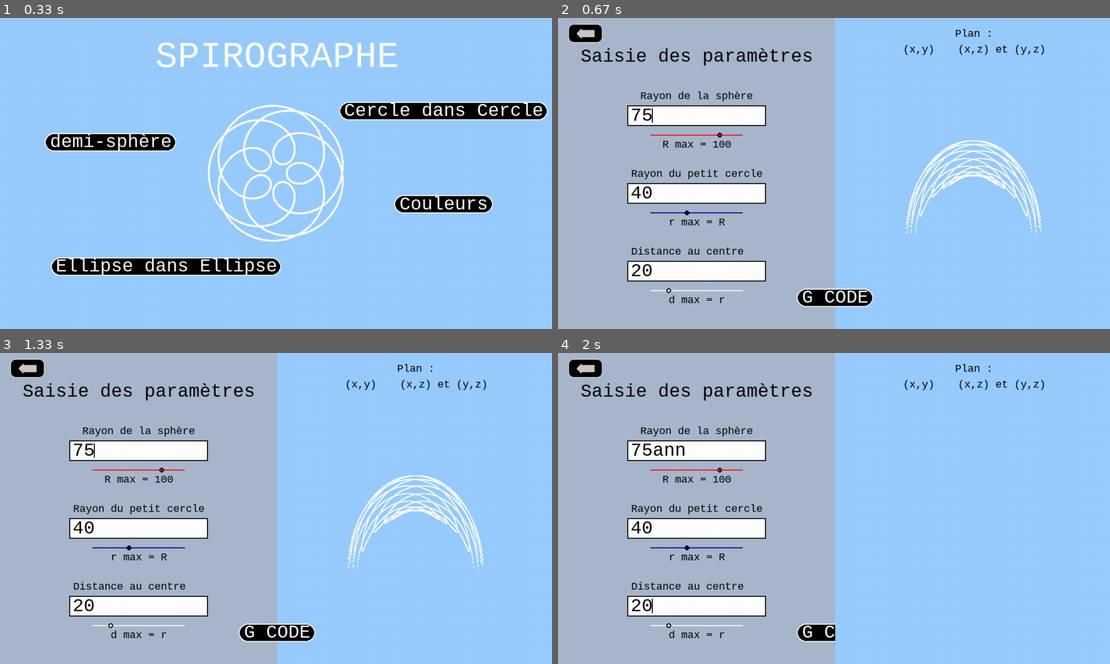
Above: before the commit, frames 1-4 (two rows, left to right).
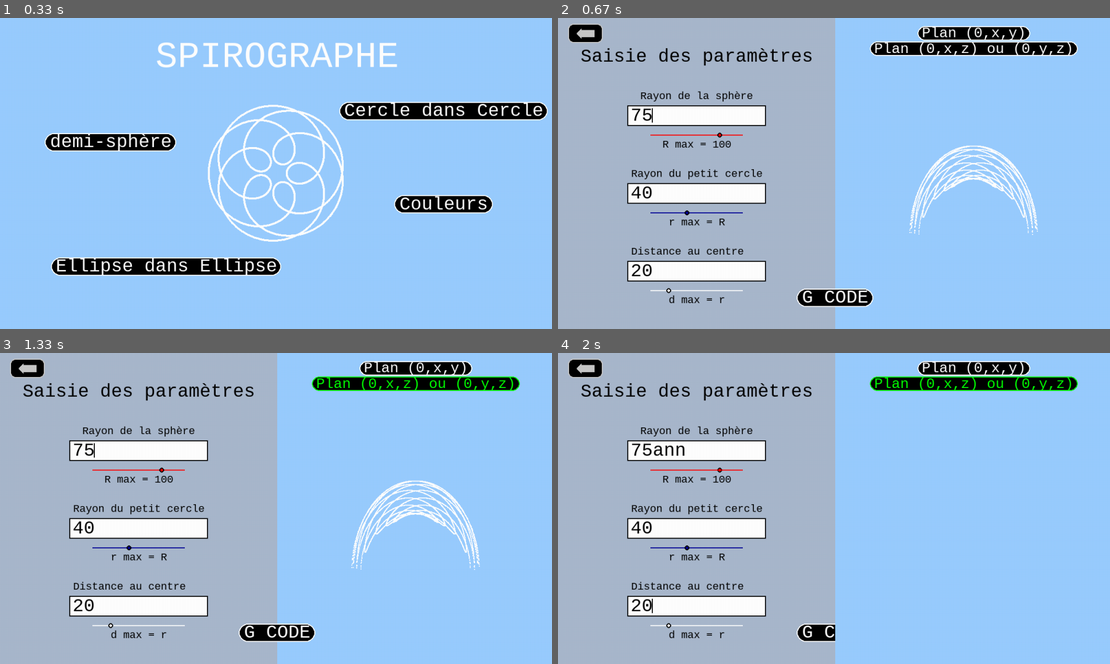
Above: after the commit, the same moments.

Repository: Nashoba1er/SPIROGRAPHE
Game: pygame game, started from logiciel spirographe.py
Two runs of this game, one before a commit and one after it. Both use one fixed random seed, a clock stepped at 60 frames per second and the inputs below.
Inputs (mouse positions are in pixels of both pictures, inside the frame that each line leads up to):
- Up to frame 1 (0.33 s): no input
- Up to frame 2 (0.67 s): press the mouse at (668, 142) at 0.37 s; move the mouse to (778, 192) at 0.47 s; release the mouse at (889, 241) at 0.6 s
- Up to frame 3 (1.33 s): click (414, 368) at 0.72 s, where only the run after the commit has a clickable "Plan (0,x,y)"; click (414, 384) at 1.05 s, where only the run after the commit has a clickable "Plan (0,x,z) ou (0,y,z)"
- Up to frame 4 (2 s): type "ann" at 1.33 s; tap Enter at 1.67, 1.88 s

Frame 1 is identical in both runs. In frame 2, 4.8% of the frame differs, in the area x 56-95%, y 2-70%; in frame 3, 4.8%; in frame 4, 2.7%.

Commit message:
update buttons

Diff:
--- a/logiciel spirographe.py
+++ b/logiciel spirographe.py
@@ -314,10 +314,10 @@
         point_x, point_y, point_z = points3D(6000.0, 10000, r1, r2, p)
         if numéro == 1:
             for i in range(10000):
-                draw.circle(screen,couleur_rendu,(centre_x+1.8*point_x[i],centre_y + window_height/10+1.8*point_y[i]),1)
+                draw.circle(screen,couleur_rendu,(centre_x+1.7*point_x[i],centre_y + window_height/10+1.7*point_y[i]),1)
         if numéro == 2:
             for i in range(10000):
-                draw.circle(screen,couleur_rendu,(centre_x+1.8*point_x[i],centre_y + window_height/5 +1.8*point_z[i]),1)
+                draw.circle(screen,couleur_rendu,(centre_x+1.7*point_x[i],centre_y + window_height/5 +1.7*point_z[i]),1)
     bouton_gcode((0,0))
 
 def menu_cercle_dans_cercle_init(lines):
@@ -991,10 +991,6 @@
     ecrit(current_line)
     curseurs_init()
 
-    ecriture(" Plan : ",couleur("BLACK"),int(3/5*police_taille),(3*window_width/4,window_height/20))
-    ecriture("(x,y)",couleur("BLACK"),int(3/5*police_taille),(13*window_width/20,window_height/10))
-    ecriture("(x,z) et (y,z)",couleur("BLACK"),int(3/5*police_taille),(16*window_width/20,window_height/10))
-
     return_arrow((0,0))
 
 def clic_cdc3D(coord, numéro):
@@ -1040,11 +1036,10 @@
     if return_arrow(coord):
         run_cdc3D = False
 
-
     #clic sur la sélection du plan
-    if (coord_x > 12*window_width/20 and coord_x <  14*window_width/20 and coord_y > window_height/10 - 20 and coord_y < window_height/10 + 20) :
+    if (bouton_xy(coord)) :
         numéro = 1
-    if (coord_x > 14*window_width/20 and coord_x <  18*window_width/20 and coord_y > window_height/10 - 20 and coord_y < window_height/10 + 20) :
+    if (bouton_xz(coord)):
         numéro = 2
 
     if bouton_gcode(coord):
@@ -1168,6 +1163,48 @@
         #cercles(r1,r2,p,couleur_g_cercle,couleur_p_cercle,couleur_rendu,couleur_fond)
         rendu3D(r1,r2,p,couleur_rendu,numéro)
 
+def bouton_xy(pos):
+    #Ajout pour les boutons
+    res = False
+    message = "Plan (0,x,y)"
+    (cursor_x, cursor_y) = pos
+    police_taille2 = police_taille-8
+    width = police_taille2*3/5*(len(message)+1)
+    height = police_taille2
+    pos_x = 15*window_width/20
+    pos_y = window_height/20
+    draw.rect(screen,couleur("BLACK"),[pos_x-(width/2),pos_y-(height/2),width,height],0,20)
+    if cursor_x < pos_x+(width/2) and cursor_x > pos_x-(width/2) and cursor_y < pos_y+(height/2) and cursor_y > pos_y-(height/2):
+        draw.rect(screen,couleur("GREEN"),[pos_x-(width/2),pos_y-(height/2),width,height],2,20)
+        ecriture(message,couleur("GREEN"),police_taille2,(pos_x,pos_y))
+        res = True
+
+    else :
+        draw.rect(screen,couleur("WHITE"),[pos_x-(width/2),pos_y-(height/2),width,height],2,20)
+        ecriture(message,couleur("WHITE"),police_taille2,(pos_x,pos_y))
+    return res
+
+def bouton_xz(pos):
+    #Ajout pour les boutons
+    res = False
+    message = "Plan (0,x,z) ou (0,y,z)"
+    (cursor_x, cursor_y) = pos
+    police_taille2 = police_taille-8
+    width = police_taille2*3/5*(len(message)+1)
+    height = police_taille2
+    pos_x = 15*window_width/20
+    pos_y = window_height/10
+    draw.rect(screen,couleur("BLACK"),[pos_x-(width/2),pos_y-(height/2),width,height],0,20)
+    if cursor_x < pos_x+(width/2) and cursor_x > pos_x-(width/2) and cursor_y < pos_y+(height/2) and cursor_y > pos_y-(height/2):
+        draw.rect(screen,couleur("GREEN"),[pos_x-(width/2),pos_y-(height/2),width,height],2,20)
+        ecriture(message,couleur("GREEN"),police_taille2,(pos_x,pos_y))
+        res = True
+
+    else :
+        draw.rect(screen,couleur("WHITE"),[pos_x-(width/2),pos_y-(height/2),width,height],2,20)
+        ecriture(message,couleur("WHITE"),police_taille2,(pos_x,pos_y))
+    return res
+
 #fonctions pour le menu ellipse dans ellipse
 
 def menu_ede():
@@ -1321,6 +1358,8 @@
                         run_cdc3D = False
                     if pyEvent.type == MOUSEMOTION :
                         return_arrow(pyEvent.pos)
+                        bouton_xy(pyEvent.pos)
+                        bouton_xz(pyEvent.pos)
                     if pyEvent.type == MOUSEBUTTONDOWN :
                         numéro = clic_cdc3D(pyEvent.pos,numéro)
                         modifie_rayons3D(lines,numéro)
